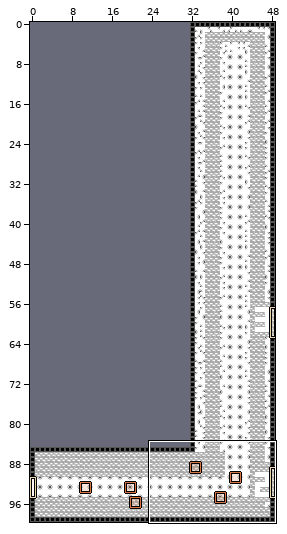
Level history. LDtk project: source/levels.ldtk. The picture above shows the old version from afar; the outline marks the close-up.
Close-up. Before:
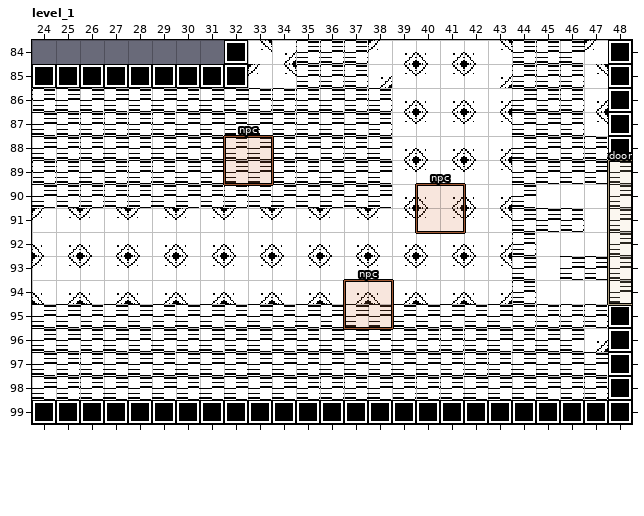
Cells are 16x16 px. Shown: level_1 x 24..48, y 84..99. The commit also changed other parts of the map, which this record leaves out.
The same view after the edit:
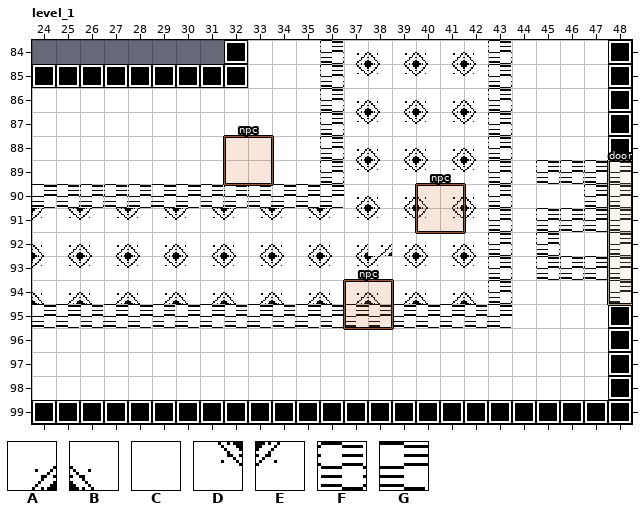
Key: from "tilemap": A 0, B 1, C 5, D 10, E 11, F 14, G 15.
_ is an empty cell.
The exact change:
{"where": "layer \"tiles\""}
{"y":84,"x":33,"old":"DAF","new":"CCC"}
{"y":84,"x":37,"old":"FE","new":"AB"}
{"y":84,"x":43,"old":"DFFGE","new":"FCCCC"}
{"y":85,"x":33,"old":"EDF","new":"CCC"}
{"y":85,"x":37,"old":"FA","new":"DE"}
{"y":85,"x":43,"old":"AFFFD","new":"FCCCC"}
{"y":86,"x":24,"old":"FGGGFGFGGFFFGFF","new":"CCCCCCCCCCCCFAB"}
{"y":86,"x":43,"old":"AGFFA","new":"FCCCC"}
{"y":87,"x":24,"old":"GFFFFFGGFGFFGGF","new":"CCCCCCCCCCCCFDE"}
{"y":87,"x":43,"old":"DGGFD","new":"FCCCC"}
{"y":88,"x":24,"old":"GFFGFGGFFGFG","new":"CCCCCCCCCCCC"}
{"y":88,"x":37,"old":"FG","new":"AB"}
{"y":88,"x":43,"old":"AGGFF","new":"FCCCC"}
{"y":89,"x":24,"old":"FFGFFFGFGGFFGGG","new":"CCCCCCCCCCCCFDE"}
{"y":89,"x":43,"old":"DGGG","new":"FCFF"}
{"y":90,"x":37,"old":"GG","new":"AB"}
{"y":90,"x":43,"old":"AG","new":"FC"}
{"y":90,"x":47,"old":"C","new":"F"}
{"y":91,"x":43,"old":"DGG","new":"FCF"}
{"y":91,"x":47,"old":"C","new":"F"}
{"y":92,"x":38,"old":"B","new":"A"}
{"y":92,"x":43,"old":"AFC","new":"FCF"}
{"y":93,"x":43,"old":"DGCG","new":"FCFF"}
{"y":94,"x":43,"old":"AF","new":"FC"}
{"y":95,"x":44,"old":"FFFF","new":"CCCC"}
{"y":96,"x":24,"old":"GGFGFGFGFGGFGGFGFFFGFGGA","new":"CCCCCCCCCCCCCCCCCCCCCCCC"}
{"y":97,"x":24,"old":"GFFGGFGGFGGFGGFGGFFFGGGG","new":"CCCCCCCCCCCCCCCCCCCCCCCC"}
{"y":98,"x":24,"old":"GFFGGGFGGGGFFFGFFFGGGGFF","new":"CCCCCCCCCCCCCCCCCCCCCCCC"}
